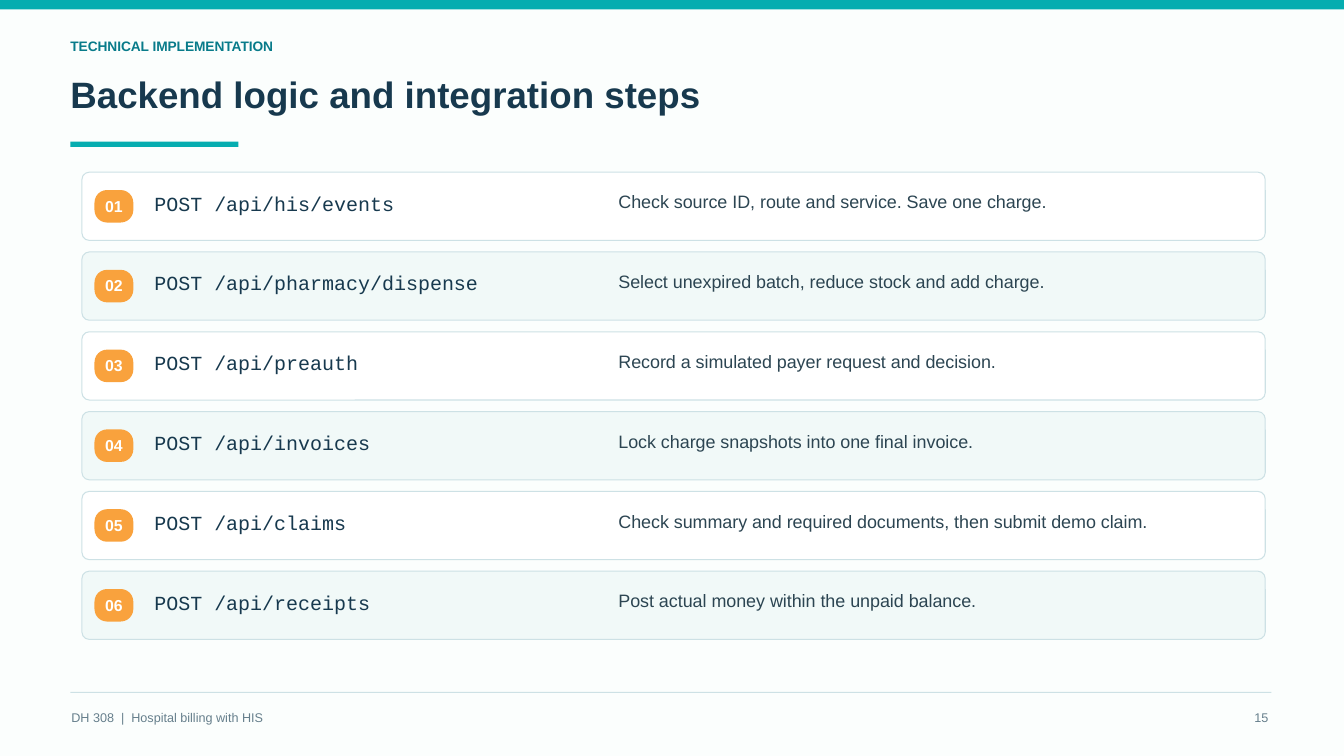
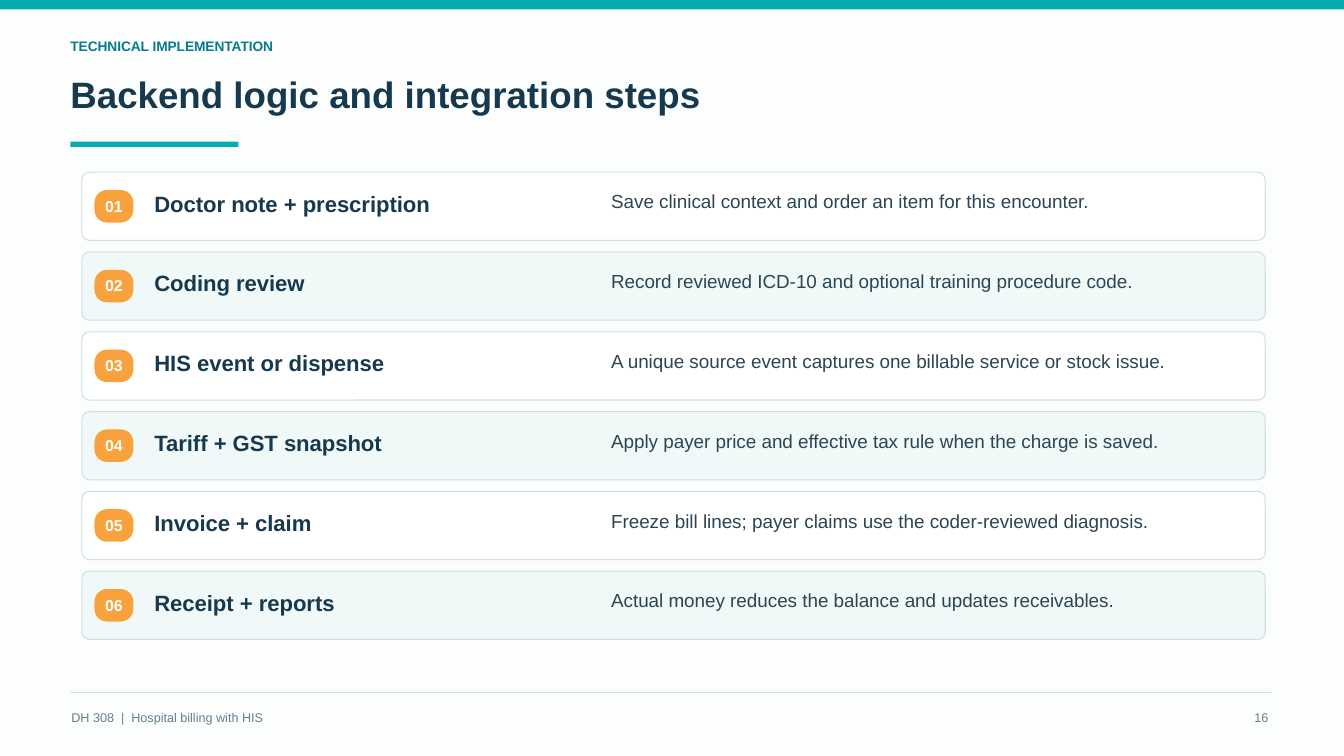
Before and after one commit to Osama-Bin-Lagging/tiveri-billing, a slide deck: slide 16 of presentation/DH308_HIS_Billing_Final.pptx (slide 15 before the commit). Drawn at 1344x756 pixels with LibreOffice and Linux fonts; fonts in the diff are those of the drawing. Boxes give left, top, right and bottom in pixels: in the first picture for what was removed or moved away, otherwise in the second. Text is boxed around its words. In the diff, an @@ line names an element or a change of style, - is before the commit and + after.

Commit message:
Build role-based HIS billing demo and final presentation

```diff
--- a/presentation/DH308_HIS_Billing_Final.pptx
+++ b/presentation/DH308_HIS_Billing_Final.pptx
@@ text at box(154, 196, 430, 217): text changed; size 14.2 to 15.8 pt; font Courier New to Arial; bold on @@
-POST /api/his/events
+Doctor note + prescription
@@ text at box(611, 194, 1089, 208): text changed; size 12.8 to 13.5 pt @@
-Check source ID, route and service. Save one charge.
+Save clinical context and order an item for this encounter.
@@ text at box(154, 275, 305, 296): text changed; size 14.2 to 15.8 pt; font Courier New to Arial; bold on @@
-POST /api/pharmacy/dispense
+Coding review
@@ text at box(611, 274, 1133, 292): text changed; size 12.8 to 13.5 pt @@
-Select unexpired batch, reduce stock and add charge.
+Record reviewed ICD-10 and optional training procedure code.
@@ text at box(154, 355, 384, 376): text changed; size 14.2 to 15.8 pt; font Courier New to Arial; bold on @@
-POST /api/preauth
+HIS event or dispense
@@ text at box(611, 354, 1165, 372): text changed; size 12.8 to 13.5 pt @@
-Record a simulated payer request and decision.
+A unique source event captures one billable service or stock issue.
@@ text at box(154, 435, 382, 456): text changed; size 14.2 to 15.8 pt; font Courier New to Arial; bold on @@
-POST /api/invoices
+Tariff + GST snapshot
@@ text at box(611, 434, 1158, 452): text changed; size 12.8 to 13.5 pt @@
-Lock charge snapshots into one final invoice.
+Apply payer price and effective tax rule when the charge is saved.
@@ text at box(154, 515, 311, 532): text changed; size 14.2 to 15.8 pt; font Courier New to Arial; bold on @@
-POST /api/claims
+Invoice + claim
@@ text at box(611, 514, 1149, 532): text changed; size 12.8 to 13.5 pt @@
-Check summary and required documents, then submit demo claim.
+Freeze bill lines; payer claims use the coder-reviewed diagnosis.
@@ text at box(154, 595, 335, 616): text changed; size 14.2 to 15.8 pt; font Courier New to Arial; bold on @@
-POST /api/receipts
+Receipt + reports
@@ text at box(611, 593, 1113, 611): text changed; size 12.8 to 13.5 pt @@
-Post actual money within the unpaid balance.
+Actual money reduces the balance and updates receivables.
```
Also in this commit, not shown: 11 other slides changed, 9 slides added, 8 slides removed, 13 other files.
